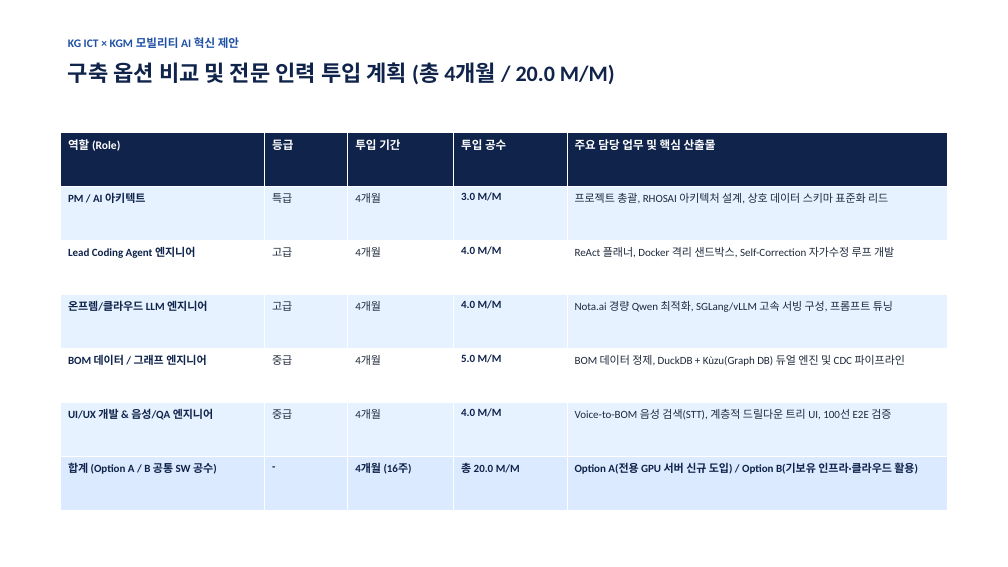
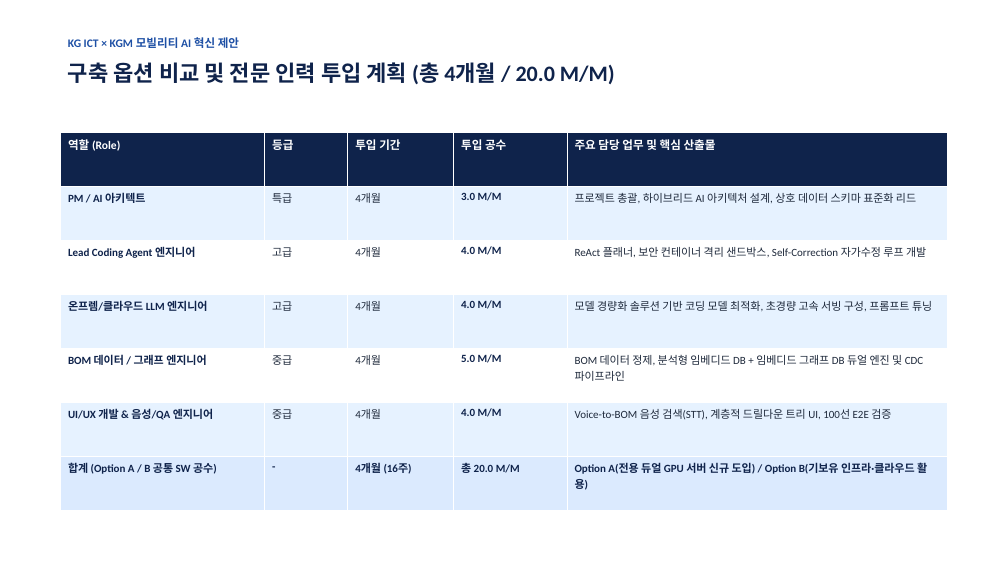
Before and after one commit to kesperinc/aifullstack_issu, a slide deck: slide 4 of docs/kg_ict/2026-11-09_KG_ICT_BOM_AI_Proposal.pptx. Drawn at 1008x567 pixels with LibreOffice and Linux fonts; fonts in the diff are those of the drawing. Boxes give left, top, right and bottom in pixels: in the first picture for what was removed or moved away, otherwise in the second. Text is boxed around its words. In the diff, an @@ line names an element or a change of style, - is before the commit and + after.

```diff
--- a/docs/kg_ict/2026-11-09_KG_ICT_BOM_AI_Proposal.pptx
+++ b/docs/kg_ict/2026-11-09_KG_ICT_BOM_AI_Proposal.pptx
@@ table at (60, 132, 948, 510) @@
-row 2, column 5: 프로젝트 총괄, RHOSAI 아키텍처 설계, 상호 데이터 스키마 표준화 리드
+row 2, column 5: 프로젝트 총괄, 하이브리드 AI 아키텍처 설계, 상호 데이터 스키마 표준화 리드
-row 3, column 5: ReAct 플래너, Docker 격리 샌드박스, Self-Correction 자가수정 루프 개발
+row 3, column 5: ReAct 플래너, 보안 컨테이너 격리 샌드박스, Self-Correction 자가수정 루프 개발
-row 4, column 5: Nota.ai 경량 Qwen 최적화, SGLang/vLLM 고속 서빙 구성, 프롬프트 튜닝
+row 4, column 5: 모델 경량화 솔루션 기반 코딩 모델 최적화, 초경량 고속 서빙 구성, 프롬프트 튜닝
-row 5, column 5: BOM 데이터 정제, DuckDB + Kùzu(Graph DB) 듀얼 엔진 및 CDC 파이프라인
+row 5, column 5: BOM 데이터 정제, 분석형 임베디드 DB + 임베디드 그래프 DB 듀얼 엔진 및 CDC 파이프라인
-row 7, column 5: Option A(전용 GPU 서버 신규 도입) / Option B(기보유 인프라·클라우드 활용)
+row 7, column 5: Option A(전용 듀얼 GPU 서버 신규 도입) / Option B(기보유 인프라·클라우드 활용)
```
Also in this commit, not shown: 3 other slides changed, 10 other files.
